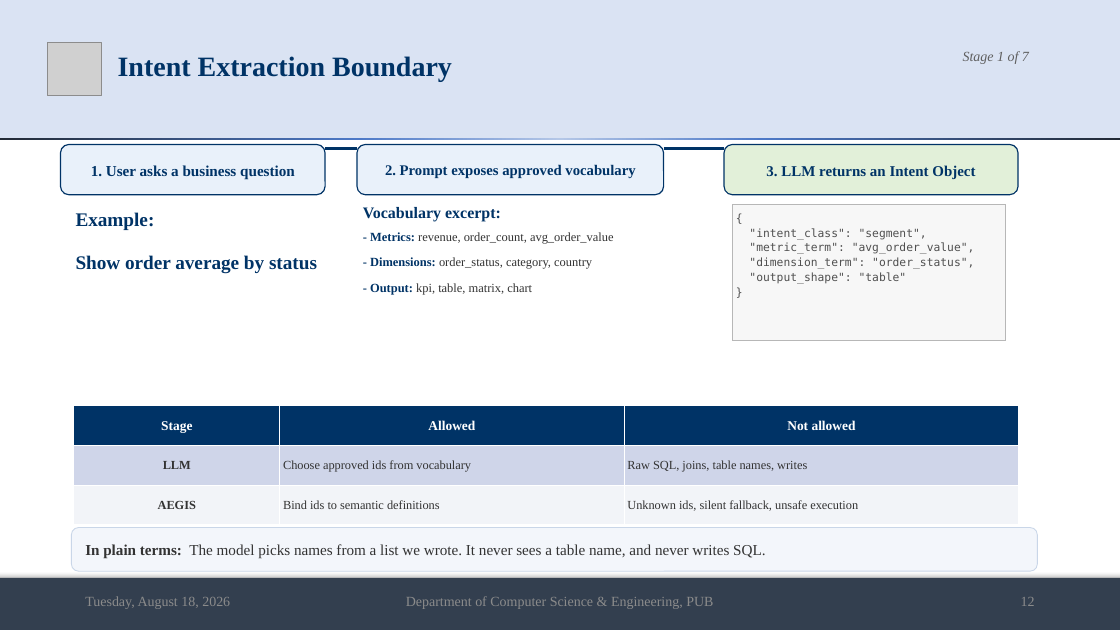
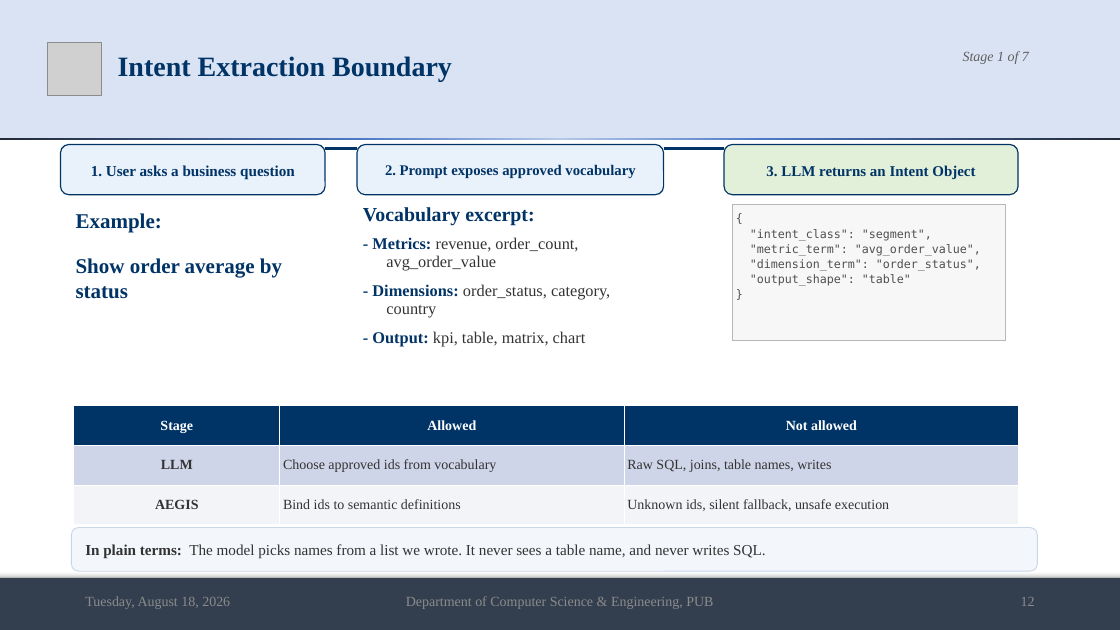
Before and after one commit to md-riaz/AEGIS-Research, a slide deck: slide 12 of docs/scripts/Md_Riaz_Final_Defense_0322310105101024.pptx. Drawn at 1120x630 pixels with LibreOffice and Linux fonts; fonts in the diff are those of the drawing; grey boxes stand for pictures. Boxes give left, top, right and bottom in pixels: in the first picture for what was removed or moved away, otherwise in the second. Text is boxed around its words. In the diff, an @@ line names an element or a change of style, - is before the commit and + after.

```diff
--- a/docs/scripts/Md_Riaz_Final_Defense_0322310105101024.pptx
+++ b/docs/scripts/Md_Riaz_Final_Defense_0322310105101024.pptx
@@ text "Example:" at <box>76,213,282,299</box>: size 16.5 to 18 pt @@
@@ text "Vocabulary excerpt:" at <box>363,207,610,347</box>: size 13.7 to 17 pt in "Vocabulary excerpt:"; size 10.7 to 14 pt in "- Metrics: revenue, order_count, avg_order_value", "- Dimensions: order_status, category, country", "- Output: kpi, table, matrix, chart" @@
@@ rectangle "{" at <box>733,204,1006,340</box>: size 9.7 to 10 pt @@
@@ table at <box>74,406,1019,521</box> @@
@@ size 11.5 to 12 pt in "Stage", "Allowed", "Not allowed" @@
@@ size 10.6 to 12 pt in "LLM", "Choose approved ids from vocabulary", "Raw SQL, joins, table names, writes", "AEGIS" and 2 more places @@
```
Also in this commit, not shown: 18 other slides changed, 1 slide added, 7 other files.
